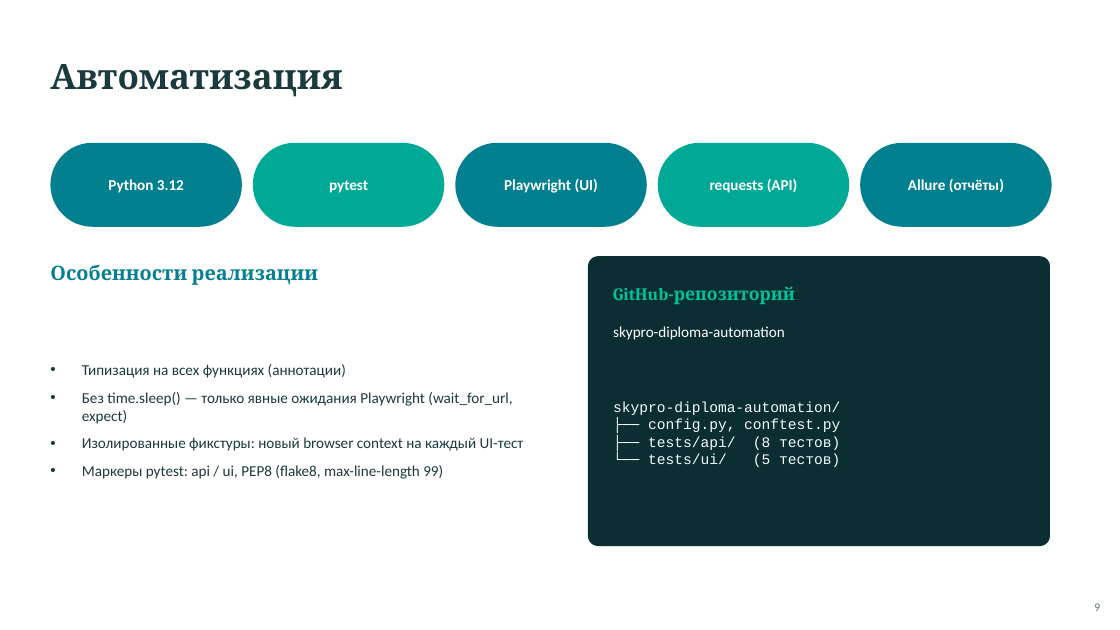
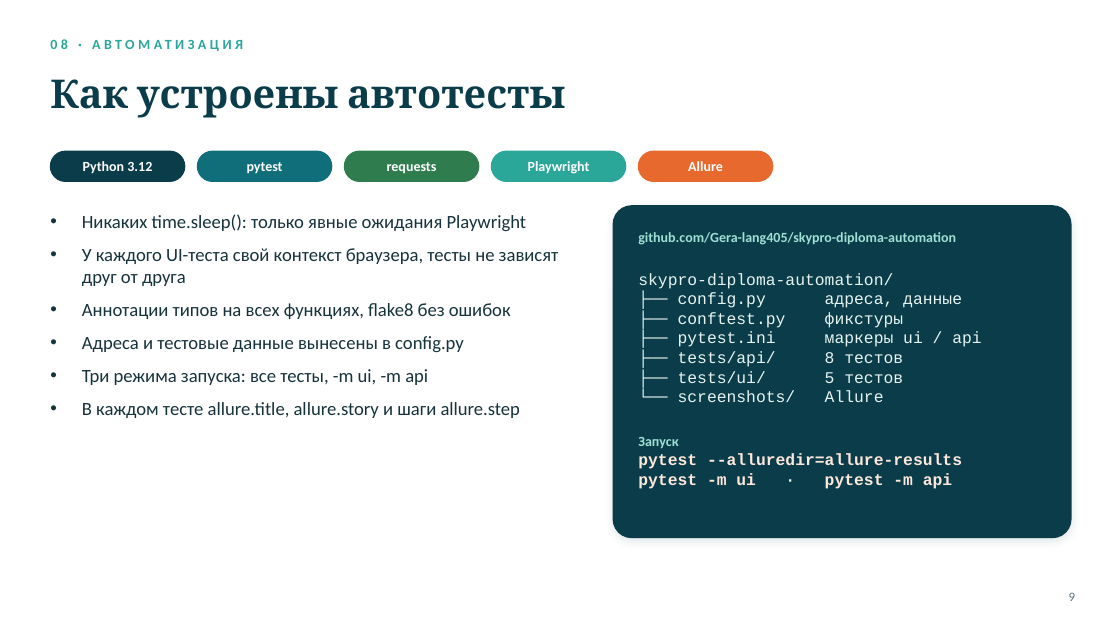
Before and after one commit to Gera-lang405/skypro-diploma-automation, a slide deck: slide 9 of diploma_presentation.pptx. Drawn at 1120x630 pixels with LibreOffice and Linux fonts; fonts in the diff are those of the drawing; background and template pictures are left out. Boxes give left, top, right and bottom in pixels: in the first picture for what was removed or moved away, otherwise in the second. Text is boxed around its words. In the diff, an @@ line names an element or a change of style, - is before the commit and + after.

Commit message:
Презентация: новый дизайн, скриншоты прогона и дефектов, заметки для видео

```diff
--- a/diploma_presentation.pptx
+++ b/diploma_presentation.pptx
@@ text at (x1=50, y1=64, x2=342, y2=97): text changed; size 30 to 12 pt; font Cambria to Calibri; text colour #1B3A3D to #2BA79A @@
-Автоматизация
+08 · АВТОМАТИЗАЦИЯ
@@ text added at (x1=50, y1=79, x2=565, y2=118), 34 pt, text #0B3C49, bold @@
+Как устроены автотесты
@@ rounded rectangle removed at (x1=50, y1=143, x2=242, y2=227) @@
@@ text "Python 3.12" moved from (x1=108, y1=179, x2=184, y2=193) to (x1=83, y1=161, x2=152, y2=174) @@
@@ text "Python 3.12" at (x1=83, y1=161, x2=152, y2=174): size 13 to 12 pt @@
@@ rounded rectangle resized from (x1=253, y1=143, x2=444, y2=227) to (x1=50, y1=151, x2=185, y2=181) @@
@@ rounded rectangle at (x1=50, y1=151, x2=185, y2=181): fill #00A896 to #0B3C49; outline none to #0B3C49 1 pt @@
@@ text "pytest" at (x1=247, y1=162, x2=283, y2=174): size 13 to 12 pt @@
@@ text "pytest" moved from (x1=329, y1=180, x2=368, y2=193) to (x1=247, y1=162, x2=283, y2=174) @@
@@ rounded rectangle resized from (x1=455, y1=143, x2=647, y2=227) to (x1=197, y1=151, x2=332, y2=181) @@
@@ rounded rectangle at (x1=197, y1=151, x2=332, y2=181): fill #028090 to #0F6E7A; outline none to #0F6E7A 1 pt @@
@@ rounded rectangle resized from (x1=658, y1=143, x2=849, y2=227) to (x1=344, y1=151, x2=479, y2=181) @@
@@ rounded rectangle at (x1=344, y1=151, x2=479, y2=181): fill #00A896 to #2F7D4F; outline none to #2F7D4F 1 pt @@
@@ text at (x1=387, y1=162, x2=437, y2=173): text changed; size 13 to 12 pt @@
-requests (API)
+requests
@@ rounded rectangle resized from (x1=860, y1=143, x2=1052, y2=227) to (x1=492, y1=151, x2=626, y2=181) @@
@@ rounded rectangle at (x1=492, y1=151, x2=626, y2=181): fill #028090 to #2BA79A; outline none to #2BA79A 1 pt @@
@@ text at (x1=528, y1=161, x2=590, y2=174): text changed; size 13 to 12 pt @@
-Playwright (UI)
+Playwright
@@ rounded rectangle added at (x1=639, y1=151, x2=773, y2=181), fill #E8692E, outline #E8692E 1 pt @@
@@ text at (x1=688, y1=161, x2=723, y2=171): text changed; size 13 to 12 pt @@
-Allure (отчёты)
+Allure
@@ rounded rectangle resized from (x1=588, y1=256, x2=1050, y2=546) to (x1=613, y1=206, x2=1071, y2=538) @@
@@ rounded rectangle at (x1=613, y1=206, x2=1071, y2=538): fill #0B2E33 to #0B3C49; outline none to #0B3C49 1 pt; shadow on; proportions changed @@
@@ text added at (x1=82, y1=214, x2=559, y2=418), 16 pt, text #16323B @@
+• Никаких time.sleep(): только явные ожидания Playwright
+• У каждого UI-теста свой контекст браузера, тесты не зависят друг от друга
+• Аннотации типов на всех функциях, flake8 без ошибок
+• Адреса и тестовые данные вынесены в config.py
+• Три режима запуска: все тесты, -m ui, -m api
+• В каждом тесте allure.title, allure.story и шаги allure.step
@@ text at (x1=638, y1=232, x2=956, y2=245): text changed; size 13 to 12 pt; text colour #FFFFFF to #9FE0D4; bold on @@
-skypro-diploma-automation
+github.com/Gera-lang405/skypro-diploma-automation
@@ text removed at (x1=50, y1=264, x2=318, y2=285) @@
-Особенности реализации
@@ text "skypro-diploma-automation/" moved from (x1=613, y1=401, x2=840, y2=467) to (x1=638, y1=273, x2=981, y2=402) @@
@@ text "skypro-diploma-automation/" at (x1=638, y1=273, x2=981, y2=402): vertical alignment middle to top @@
@@ text removed at (x1=613, y1=286, x2=795, y2=304) @@
-GitHub-репозиторий
@@ text at (x1=638, y1=273, x2=893, y2=289): size 12.5 to 14 pt, text colour #F4F9F8 to #E6F4F1 in "skypro-diploma-automation/" @@
@@ text at (x1=678, y1=292, x2=981, y2=402): text changed; size 12.5 to 14 pt; text colour #F4F9F8 to #E6F4F1 @@
-├── config.py, conftest.py
-├── tests/api/ (8 тестов)
-└── tests/ui/ (5 тестов)
+├── config.py адреса, данные
+├── conftest.py фикстуры
+├── pytest.ini маркеры ui / api
+├── tests/api/ 8 тестов
+├── tests/ui/ 5 тестов
+└── screenshots/ Allure
@@ text removed at (x1=82, y1=364, x2=524, y2=479) @@
-• Типизация на всех функциях (аннотации)
-• Без time.sleep() — только явные ожидания Playwright (wait_for_url, expect)
-• Изолированные фикстуры: новый browser context на каждый UI-тест
-• Маркеры pytest: api / ui, PEP8 (flake8, max-line-length 99)
@@ text added at (x1=638, y1=437, x2=962, y2=489), 14 pt, text #FDE8DC, bold @@
+Запуск
+pytest --alluredir=allure-results
+pytest -m ui · pytest -m api
@@ text "9" moved from (x1=1094, y1=603, x2=1100, y2=611) to (x1=1069, y1=593, x2=1075, y2=601) @@
@@ text "9" at (x1=1069, y1=593, x2=1075, y2=601): size 10 to 11 pt, text colour #5C7A7D to #5A7179 @@
```
Also in this commit, not shown: 12 other slides changed, 1 slide added, 1 slide removed.
